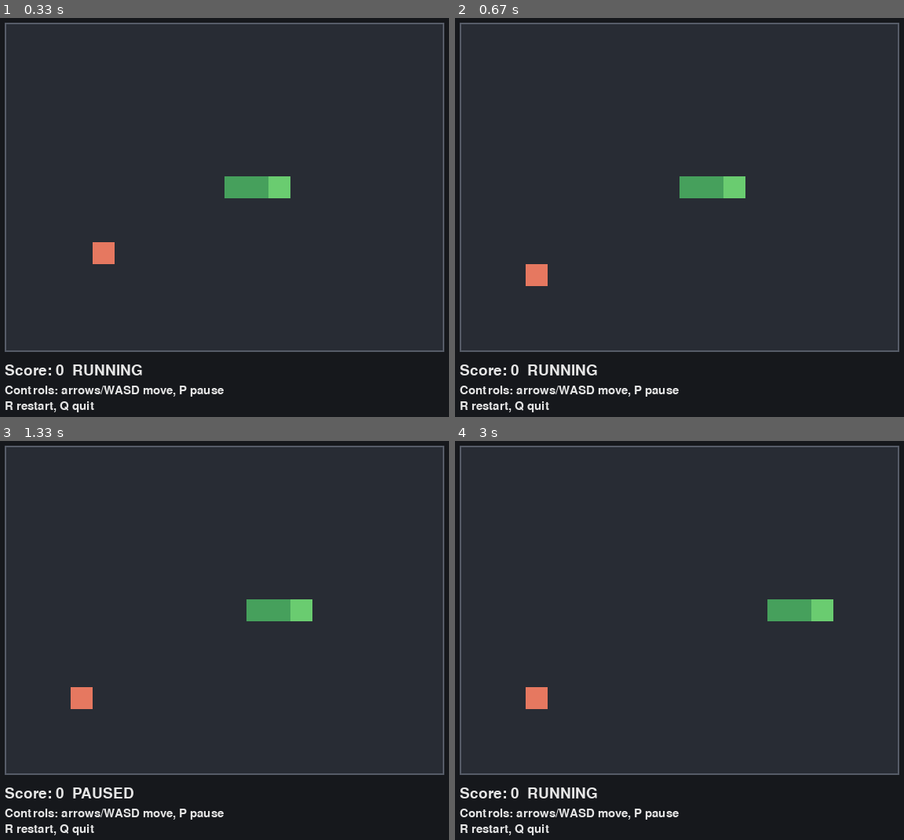
Above: before the commit, frames 1-4 (two rows, left to right).
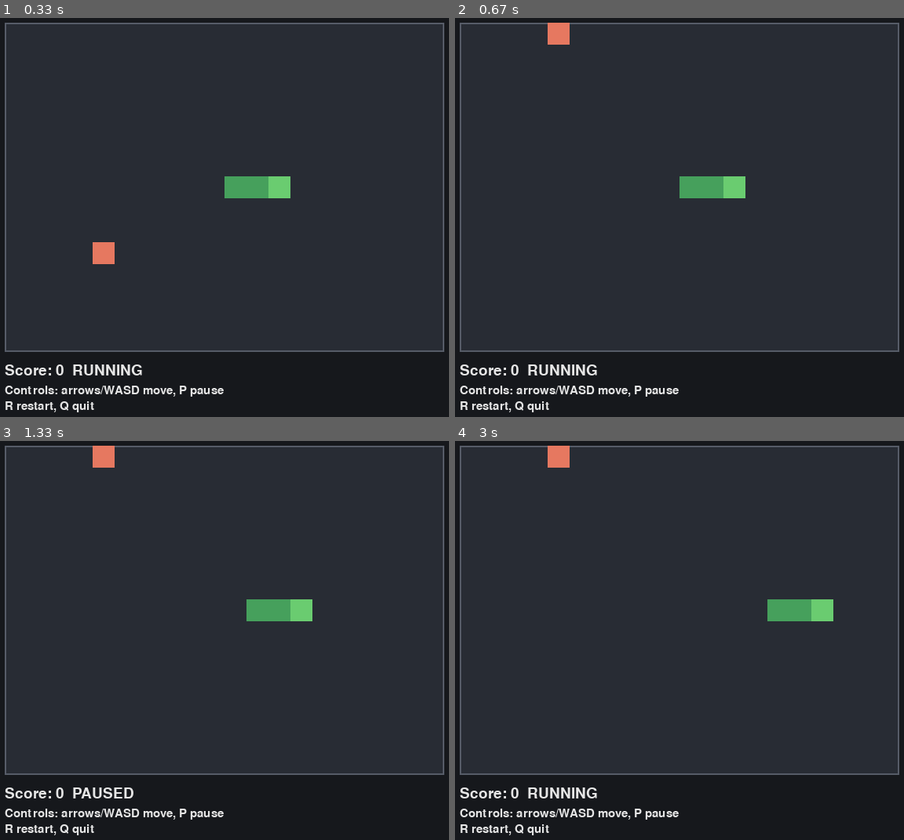
Above: after the commit, the same moments.

Repository: hruhek/snake-game
Game: pygame game, started from src/snake_game/pygame_ui.py
Two runs of this game, one before a commit and one after it. Both use one fixed random seed, a clock stepped at 60 frames per second and the inputs below.
Inputs:
- Up to frame 1 (0.33 s): no input
- Up to frame 2 (0.67 s): hold R from 0.33 s (still down); hold Right from 0.33 s (still down)
- Up to frame 3 (1.33 s): release R at 0.8 s; release Right at 0.8 s; hold P 0.83-1.3 s; hold Right 0.83-1.3 s
- Up to frame 4 (3 s): tap Left at 1.33 s; hold P from 2.67 s (still down)

Frame 1 is identical in both runs. In frame 2, 0.5% of the frame differs, in the area x 15-26%, y 1-68%; in frame 3, 0.5%; in frame 4, 0.5%.

Commit message:
Apply GoF patterns to game core

Diff:
--- a/src/snake_game/__init__.py
+++ b/src/snake_game/__init__.py
@@ -1,3 +1,29 @@
-from snake_game.core import Game, GameState, StepResult
+from snake_game.core import (
+    EVENT_GAME_OVER,
+    EVENT_RESET,
+    EVENT_STEP,
+    Game,
+    GameFactory,
+    GameObserver,
+    GameState,
+    MovementStrategy,
+    StandardMovementStrategy,
+    StepResult,
+    WraparoundGameFactory,
+    WraparoundMovementStrategy,
+)
 
-__all__ = ["Game", "GameState", "StepResult"]
+__all__ = [
+    "EVENT_GAME_OVER",
+    "EVENT_RESET",
+    "EVENT_STEP",
+    "Game",
+    "GameFactory",
+    "GameObserver",
+    "GameState",
+    "MovementStrategy",
+    "StandardMovementStrategy",
+    "StepResult",
+    "WraparoundGameFactory",
+    "WraparoundMovementStrategy",
+]
--- a/src/snake_game/cli.py
+++ b/src/snake_game/cli.py
@@ -2,8 +2,9 @@
 
 import curses
 import time
+from typing import Callable
 
-from snake_game.core import DOWN, LEFT, RIGHT, UP, Game
+from snake_game.core import DOWN, LEFT, RIGHT, UP, Game, GameFactory, GameObserver
 
 KEY_MAP = {
     curses.KEY_UP: UP,
@@ -21,16 +22,33 @@
     curses.wrapper(_main)
 
 
+class _CursesObserver(GameObserver):
+    def __init__(
+        self, stdscr: curses.window, game: Game, paused_getter: Callable[[], bool]
+    ) -> None:
+        self._stdscr = stdscr
+        self._game = game
+        self._paused_getter = paused_getter
+
+    def on_state_change(self, state: object, event: str) -> None:
+        _render(self._stdscr, self._game, self._paused_getter())
+
+
 def _main(stdscr: curses.window) -> None:
     curses.curs_set(0)
     stdscr.nodelay(True)
     stdscr.keypad(True)
 
-    game = Game(width=20, height=15)
+    factory = GameFactory()
+    game = factory.create(width=20, height=15)
     paused = False
+    observer = _CursesObserver(stdscr, game, lambda: paused)
+    game.add_observer(observer)
 
     tick_seconds = 0.12
     last_tick = time.monotonic()
+
+    _render(stdscr, game, paused)
 
     while True:
         now = time.monotonic()
@@ -42,16 +60,17 @@
             break
         elif key in (ord("p"), ord("P")):
             paused = not paused
+            _render(stdscr, game, paused)
         elif key in (ord("r"), ord("R")):
             game.reset()
             paused = False
             last_tick = time.monotonic()
+            _render(stdscr, game, paused)
 
         if not paused and now - last_tick >= tick_seconds:
             game.step()
             last_tick = now
 
-        _render(stdscr, game, paused)
         time.sleep(0.01)
 
 
--- a/src/snake_game/core.py
+++ b/src/snake_game/core.py
@@ -2,7 +2,7 @@
 
 from dataclasses import dataclass
 from random import Random
-from typing import Iterable
+from typing import Iterable, Protocol
 
 Direction = tuple[int, int]
 Position = tuple[int, int]
@@ -37,16 +37,138 @@
         return self.snake[0]
 
 
+class MovementStrategy(Protocol):
+    def next_head(self, state: GameState) -> Position: ...
+
+
+class StandardMovementStrategy:
+    def next_head(self, state: GameState) -> Position:
+        return (state.head[0] + state.direction[0], state.head[1] + state.direction[1])
+
+
+class WraparoundMovementStrategy:
+    def next_head(self, state: GameState) -> Position:
+        x = (state.head[0] + state.direction[0]) % state.width
+        y = (state.head[1] + state.direction[1]) % state.height
+        return (x, y)
+
+
+class GameObserver(Protocol):
+    def on_state_change(self, state: GameState, event: str) -> None: ...
+
+
+EVENT_STEP = "step"
+EVENT_RESET = "reset"
+EVENT_GAME_OVER = "game_over"
+
+
 class Game:
     def __init__(
         self,
         width: int = 20,
         height: int = 15,
         seed: int | None = None,
+        strategy: MovementStrategy | None = None,
     ) -> None:
         if width < 5 or height < 5:
             raise ValueError("Grid too small for Snake")
+        self._strategy = strategy or StandardMovementStrategy()
+        self._observers: list[GameObserver] = []
         self._rng = Random(seed)
+        self._init_state(width, height)
+
+    @property
+    def state(self) -> GameState:
+        return self._state
+
+    def set_direction(self, direction: Direction) -> None:
+        if not self._state.alive:
+            return
+        if direction == OPPOSITE[self._state.direction]:
+            return
+        self._state = self._state.__class__(
+            **{**self._state.__dict__, "direction": direction}
+        )
+
+    def add_observer(self, observer: GameObserver) -> None:
+        if observer in self._observers:
+            return
+        self._observers.append(observer)
+
+    def remove_observer(self, observer: GameObserver) -> None:
+        if observer in self._observers:
+            self._observers.remove(observer)
+
+    def step(self) -> StepResult:
+        if not self._state.alive:
+            return StepResult(self._state, grew=False, game_over=True)
+
+        next_head = self._strategy.next_head(self._state)
+        if self._hits_wall(next_head):
+            return self._end_game()
+
+        snake_body = self._state.snake[:-1]
+        if next_head in snake_body:
+            return self._end_game()
+
+        grew = next_head == self._state.food
+        if grew:
+            new_snake = (next_head,) + self._state.snake
+            food = self._place_food(new_snake)
+            score = self._state.score + 1
+        else:
+            new_snake = (next_head,) + self._state.snake[:-1]
+            food = self._state.food
+            score = self._state.score
+
+        new_state = GameState(
+            **{**self._state.__dict__, "snake": new_snake, "food": food, "score": score}
+        )
+        self._state = new_state
+        self._notify(EVENT_STEP)
+        return StepResult(new_state, grew=grew, game_over=False)
+
+    def reset(self) -> None:
+        width = self._state.width
+        height = self._state.height
+        self._rng = Random(None)
+        self._init_state(width, height)
+        self._notify(EVENT_RESET)
+
+    def _next_head(self, head: Position, direction: Direction) -> Position:
+        return (head[0] + direction[0], head[1] + direction[1])
+
+    def _hits_wall(self, pos: Position) -> bool:
+        return (
+            pos[0] < 0
+            or pos[0] >= self._state.width
+            or pos[1] < 0
+            or pos[1] >= self._state.height
+        )
+
+    def _place_food(self, snake: Iterable[Position]) -> Position:
+        occupied = set(snake)
+        free = [
+            (x, y)
+            for y in range(self._state.height)
+            for x in range(self._state.width)
+            if (x, y) not in occupied
+        ]
+        if not free:
+            return (-1, -1)
+        return self._rng.choice(free)
+
+    def _end_game(self) -> StepResult:
+        new_state = self._state.__class__(**{**self._state.__dict__, "alive": False})
+        self._state = new_state
+        self._notify(EVENT_GAME_OVER)
+        return StepResult(new_state, grew=False, game_over=True)
+
+    def _notify(self, event: str) -> None:
+        for observer in list(self._observers):
+            observer.on_state_change(self._state, event)
+
+    def _init_state(self, width: int, height: int) -> None:
         mid_x = width // 2
         mid_y = height // 2
         snake = ((mid_x, mid_y), (mid_x - 1, mid_y), (mid_x - 2, mid_y))
@@ -62,76 +184,27 @@
         food = self._place_food(self._state.snake)
         self._state = self._state.__class__(**{**self._state.__dict__, "food": food})
 
-    @property
-    def state(self) -> GameState:
-        return self._state
-
-    def set_direction(self, direction: Direction) -> None:
-        if not self._state.alive:
-            return
-        if direction == OPPOSITE[self._state.direction]:
-            return
-        self._state = self._state.__class__(
-            **{**self._state.__dict__, "direction": direction}
-        )
-
-    def step(self) -> StepResult:
-        if not self._state.alive:
-            return StepResult(self._state, grew=False, game_over=True)
-
-        next_head = self._next_head(self._state.head, self._state.direction)
-        if self._hits_wall(next_head):
-            return self._end_game()
-
-        snake_body = self._state.snake[:-1]
-        if next_head in snake_body:
-            return self._end_game()
-
-        grew = next_head == self._state.food
-        if grew:
-            new_snake = (next_head,) + self._state.snake
-            food = self._place_food(new_snake)
-            score = self._state.score + 1
-        else:
-            new_snake = (next_head,) + self._state.snake[:-1]
-            food = self._state.food
-            score = self._state.score
-
-        new_state = GameState(
-            **{**self._state.__dict__, "snake": new_snake, "food": food, "score": score}
-        )
-        self._state = new_state
-        return StepResult(new_state, grew=grew, game_over=False)
-
-    def reset(self) -> None:
-        width = self._state.width
-        height = self._state.height
-        self.__init__(width=width, height=height, seed=None)
-
-    def _next_head(self, head: Position, direction: Direction) -> Position:
-        return (head[0] + direction[0], head[1] + direction[1])
-
-    def _hits_wall(self, pos: Position) -> bool:
-        return (
-            pos[0] < 0
-            or pos[0] >= self._state.width
-            or pos[1] < 0
-            or pos[1] >= self._state.height
-        )
-
-    def _place_food(self, snake: Iterable[Position]) -> Position:
-        occupied = set(snake)
-        free = [
-            (x, y)
-            for y in range(self._state.height)
-            for x in range(self._state.width)
-            if (x, y) not in occupied
-        ]
-        if not free:
-            return (-1, -1)
-        return self._rng.choice(free)
-
-    def _end_game(self) -> StepResult:
-        new_state = self._state.__class__(**{**self._state.__dict__, "alive": False})
-        self._state = new_state
-        return StepResult(new_state, grew=False, game_over=True)
+
+class GameFactory:
+    def create(
+        self,
+        width: int = 20,
+        height: int = 15,
+        seed: int | None = None,
+    ) -> Game:
+        return Game(width=width, height=height, seed=seed)
+
+
+class WraparoundGameFactory(GameFactory):
+    def create(
+        self,
+        width: int = 20,
+        height: int = 15,
+        seed: int | None = None,
+    ) -> Game:
+        return Game(
+            width=width,
+            height=height,
+            seed=seed,
+            strategy=WraparoundMovementStrategy(),
+        )
--- a/src/snake_game/game.py
+++ b/src/snake_game/game.py
@@ -2,12 +2,38 @@
 
 from snake_game.core import (  # noqa: F401
     DOWN,
+    EVENT_GAME_OVER,
+    EVENT_RESET,
+    EVENT_STEP,
     LEFT,
     RIGHT,
     UP,
     Game,
+    GameFactory,
+    GameObserver,
     GameState,
+    MovementStrategy,
+    StandardMovementStrategy,
     StepResult,
+    WraparoundGameFactory,
+    WraparoundMovementStrategy,
 )
 
-__all__ = ["DOWN", "LEFT", "RIGHT", "UP", "Game", "GameState", "StepResult"]
+__all__ = [
+    "DOWN",
+    "EVENT_GAME_OVER",
+    "EVENT_RESET",
+    "EVENT_STEP",
+    "LEFT",
+    "RIGHT",
+    "UP",
+    "Game",
+    "GameFactory",
+    "GameObserver",
+    "GameState",
+    "MovementStrategy",
+    "StandardMovementStrategy",
+    "StepResult",
+    "WraparoundGameFactory",
+    "WraparoundMovementStrategy",
+]
--- a/src/snake_game/pygame_ui.py
+++ b/src/snake_game/pygame_ui.py
@@ -1,8 +1,10 @@
 from __future__ import annotations
 
+from typing import Callable
+
 import pygame
 
-from snake_game.core import DOWN, LEFT, RIGHT, UP, Game
+from snake_game.core import DOWN, LEFT, RIGHT, UP, Game, GameFactory, GameObserver
 
 KEY_MAP = {
     pygame.K_UP: UP,
@@ -38,8 +40,40 @@
         pygame.quit()
 
 
+class _PygameObserver(GameObserver):
+    def __init__(
+        self,
+        screen: pygame.Surface,
+        game: Game,
+        paused_getter: Callable[[], bool],
+        font: _FontLike | None,
+        small_font: _FontLike | None,
+        grid_w: int,
+        grid_h: int,
+    ) -> None:
+        self._screen = screen
+        self._game = game
+        self._paused_getter = paused_getter
+        self._font = font
+        self._small_font = small_font
+        self._grid_w = grid_w
+        self._grid_h = grid_h
+
+    def on_state_change(self, state: object, event: str) -> None:
+        _render(
+            self._screen,
+            self._game,
+            self._paused_getter(),
+            self._font,
+            self._small_font,
+            self._grid_w,
+            self._grid_h,
+        )
+
+
 def _main() -> None:
-    game = Game(width=20, height=15)
+    factory = GameFactory()
+    game = factory.create(width=20, height=15)
     paused = False
 
     grid_w = game.state.width * CELL_SIZE
@@ -51,9 +85,15 @@
     pygame.display.set_caption("Snake")
 
     font, small_font = _load_fonts()
+    observer = _PygameObserver(
+        screen, game, lambda: paused, font, small_font, grid_w, grid_h
+    )
+    game.add_observer(observer)
     clock = pygame.time.Clock()
     time_since_tick = 0.0
     running = True
+
+    _render(screen, game, paused, font, small_font, grid_w, grid_h)
 
     while running:
         dt = clock.tick(FPS) / 1000
@@ -69,16 +109,19 @@
                     running = False
                 elif event.key == pygame.K_p:
                     paused = not paused
+                    _render(screen, game, paused, font, small_font, grid_w, grid_h)
                 elif event.key == pygame.K_r:
                     game.reset()
                     paused = False
                     time_since_tick = 0.0
+                    _render(screen, game, paused, font, small_font, grid_w, grid_h)
 
         if not paused and time_since_tick >= TICK_SECONDS:
             game.step()
             time_since_tick = 0.0
 
-        _render(screen, game, paused, font, small_font, grid_w, grid_h)
+        if paused:
+            pygame.display.flip()
 
 
 def _render(
--- a/tests/test_cli.py
+++ b/tests/test_cli.py
@@ -53,6 +53,7 @@
         self.set_direction_calls = []
         self.reset_calls = 0
         self.step_calls = 0
+        self._observers = []
 
     @property
     def state(self):
@@ -72,10 +73,22 @@
             alive=True,
             score=0,
         )
+        for observer in list(self._observers):
+            observer.on_state_change(self._state, "reset")
 
     def step(self):
         self.step_calls += 1
+        for observer in list(self._observers):
+            observer.on_state_change(self._state, "step")
         return StepResult(self._state, grew=False, game_over=False)
+
+    def add_observer(self, observer):
+        if observer not in self._observers:
+            self._observers.append(observer)
+
+    def remove_observer(self, observer):
+        if observer in self._observers:
+            self._observers.remove(observer)
 
 
 def test_run_calls_curses_wrapper(monkeypatch):
@@ -95,7 +108,11 @@
         keys=[cli.curses.KEY_UP, -1, ord("p"), ord("r"), ord("q")]
     )
 
-    monkeypatch.setattr(cli, "Game", lambda width, height: fake_game)
+    class FakeFactory:
+        def create(self, width=20, height=15, seed=None):
+            return fake_game
+
+    monkeypatch.setattr(cli, "GameFactory", FakeFactory)
     monkeypatch.setattr(cli, "_render", lambda *_args, **_kwargs: None)
     monkeypatch.setattr(cli.curses, "curs_set", lambda _value: None)
     monkeypatch.setattr(time, "sleep", lambda _value: None)
--- a/tests/test_core.py
+++ b/tests/test_core.py
@@ -2,7 +2,20 @@
 
 import pytest
 
-from snake_game.core import DOWN, LEFT, RIGHT, UP, Game, GameState
+from snake_game.core import (
+    DOWN,
+    EVENT_GAME_OVER,
+    EVENT_RESET,
+    EVENT_STEP,
+    LEFT,
+    RIGHT,
+    UP,
+    Game,
+    GameFactory,
+    GameState,
+    WraparoundGameFactory,
+    WraparoundMovementStrategy,
+)
 
 
 def test_invalid_grid_raises():
@@ -98,3 +111,89 @@
 
 def test_main_module_import():
     importlib.import_module("snake_game.__main__")
+
+
+def test_wraparound_strategy():
+    game = Game(width=5, height=5, seed=1, strategy=WraparoundMovementStrategy())
+    game._state = GameState(
+        **{
+            **game.state.__dict__,
+            "snake": ((4, 2), (3, 2), (2, 2)),
+            "direction": RIGHT,
+            "food": (0, 0),
+        }
+    )
+    result = game.step()
+    assert result.game_over is False
+    assert game.state.head == (0, 2)
+
+
+def test_observer_events():
+    game = Game(width=5, height=5, seed=1)
+    events: list[str] = []
+
+    class Observer:
+        def on_state_change(self, state, event):
+            events.append(event)
+
+    observer = Observer()
+    game.add_observer(observer)
+    game.step()
+    game.reset()
+    game._state = GameState(
+        **{
+            **game.state.__dict__,
+            "snake": ((4, 2), (3, 2), (2, 2)),
+            "direction": RIGHT,
+        }
+    )
+    game.step()
+
+    assert EVENT_STEP in events
+    assert EVENT_RESET in events
+    assert EVENT_GAME_OVER in events
+
+
+def test_remove_observer_stops_notifications():
+    game = Game(width=5, height=5, seed=1)
+    events: list[str] = []
+
+    class Observer:
+        def on_state_change(self, state, event):
+            events.append(event)
+
+    observer = Observer()
+    game.add_observer(observer)
+    game.remove_observer(observer)
+    game.step()
+    assert events == []
+
+
+def test_factories_create_games():
+    factory = GameFactory()
+    game = factory.create(width=5, height=5, seed=1)
+    assert game.state.width == 5
+
+    wrap_factory = WraparoundGameFactory()
+    wrap_game = wrap_factory.create(width=5, height=5, seed=1)
+    wrap_game._state = GameState(
+        **{
+            **wrap_game.state.__dict__,
+            "snake": ((4, 2), (3, 2), (2, 2)),
+            "direction": RIGHT,
+        }
+    )
+    wrap_game.step()
+    assert wrap_game.state.head == (0, 2)
+
+
+def test_add_observer_ignores_duplicates():
+    game = Game(width=5, height=5, seed=1)
+
+    class Observer:
+        def on_state_change(self, state, event):
+            pass
+
+    observer = Observer()
+    game.add_observer(observer)
+    game.add_observer(observer)
--- a/tests/test_pygame_ui.py
+++ b/tests/test_pygame_ui.py
@@ -38,6 +38,7 @@
         self.set_direction_calls = []
         self.reset_calls = 0
         self.step_calls = 0
+        self._observers = []
 
     @property
     def state(self):
@@ -51,9 +52,21 @@
         self._state = GameState(
             **{**self._state.__dict__, "score": 0, "alive": True, "direction": RIGHT}
         )
+        for observer in list(self._observers):
+            observer.on_state_change(self._state, "reset")
 
     def step(self):
         self.step_calls += 1
+        for observer in list(self._observers):
+            observer.on_state_change(self._state, "step")
+
+    def add_observer(self, observer):
+        if observer not in self._observers:
+            self._observers.append(observer)
+
+    def remove_observer(self, observer):
+        if observer in self._observers:
+            self._observers.remove(observer)
 
 
 def test_run_calls_init_and_quit(monkeypatch):
@@ -95,7 +108,11 @@
         def tick(self, _fps):
             return 1000
 
-    monkeypatch.setattr(ui, "Game", lambda width, height: fake_game)
+    class FakeFactory:
+        def create(self, width=20, height=15, seed=None):
+            return fake_game
+
+    monkeypatch.setattr(ui, "GameFactory", FakeFactory)
     monkeypatch.setattr(ui.pygame.display, "set_mode", lambda *_args: surface)
     monkeypatch.setattr(ui.pygame.display, "set_caption", lambda *_args: None)
     monkeypatch.setattr(ui.pygame.event, "get", fake_events)
@@ -120,7 +137,11 @@
         def tick(self, _fps):
             return 1000
 
-    monkeypatch.setattr(ui, "Game", lambda width, height: fake_game)
+    class FakeFactory:
+        def create(self, width=20, height=15, seed=None):
+            return fake_game
+
+    monkeypatch.setattr(ui, "GameFactory", FakeFactory)
     monkeypatch.setattr(ui.pygame.display, "set_mode", lambda *_args: surface)
     monkeypatch.setattr(ui.pygame.display, "set_caption", lambda *_args: None)
     monkeypatch.setattr(ui.pygame.event, "get", fake_events)
@@ -131,6 +152,42 @@
     ui._main()
 
     assert fake_game.step_calls == 1
+
+
+def test_main_paused_flips_display(monkeypatch):
+    fake_game = FakeGame()
+    surface = FakeSurface()
+    flips = {"count": 0}
+
+    def fake_events():
+        return [
+            SimpleNamespace(type=ui.pygame.KEYDOWN, key=ui.pygame.K_p),
+            SimpleNamespace(type=ui.pygame.QUIT),
+        ]
+
+    def fake_flip():
+        flips["count"] += 1
+
+    class FakeClock:
+        def tick(self, _fps):
+            return 1000
+
+    class FakeFactory:
+        def create(self, width=20, height=15, seed=None):
+            return fake_game
+
+    monkeypatch.setattr(ui, "GameFactory", FakeFactory)
+    monkeypatch.setattr(ui.pygame.display, "set_mode", lambda *_args: surface)
+    monkeypatch.setattr(ui.pygame.display, "set_caption", lambda *_args: None)
+    monkeypatch.setattr(ui.pygame.display, "flip", fake_flip)
+    monkeypatch.setattr(ui.pygame.event, "get", fake_events)
+    monkeypatch.setattr(ui.pygame.time, "Clock", lambda: FakeClock())
+    monkeypatch.setattr(ui, "_render", lambda *_args, **_kwargs: None)
+    monkeypatch.setattr(ui, "_load_fonts", lambda: (None, None))
+
+    ui._main()
+
+    assert flips["count"] >= 1
 
 
 def test_render_status_and_food(monkeypatch):
